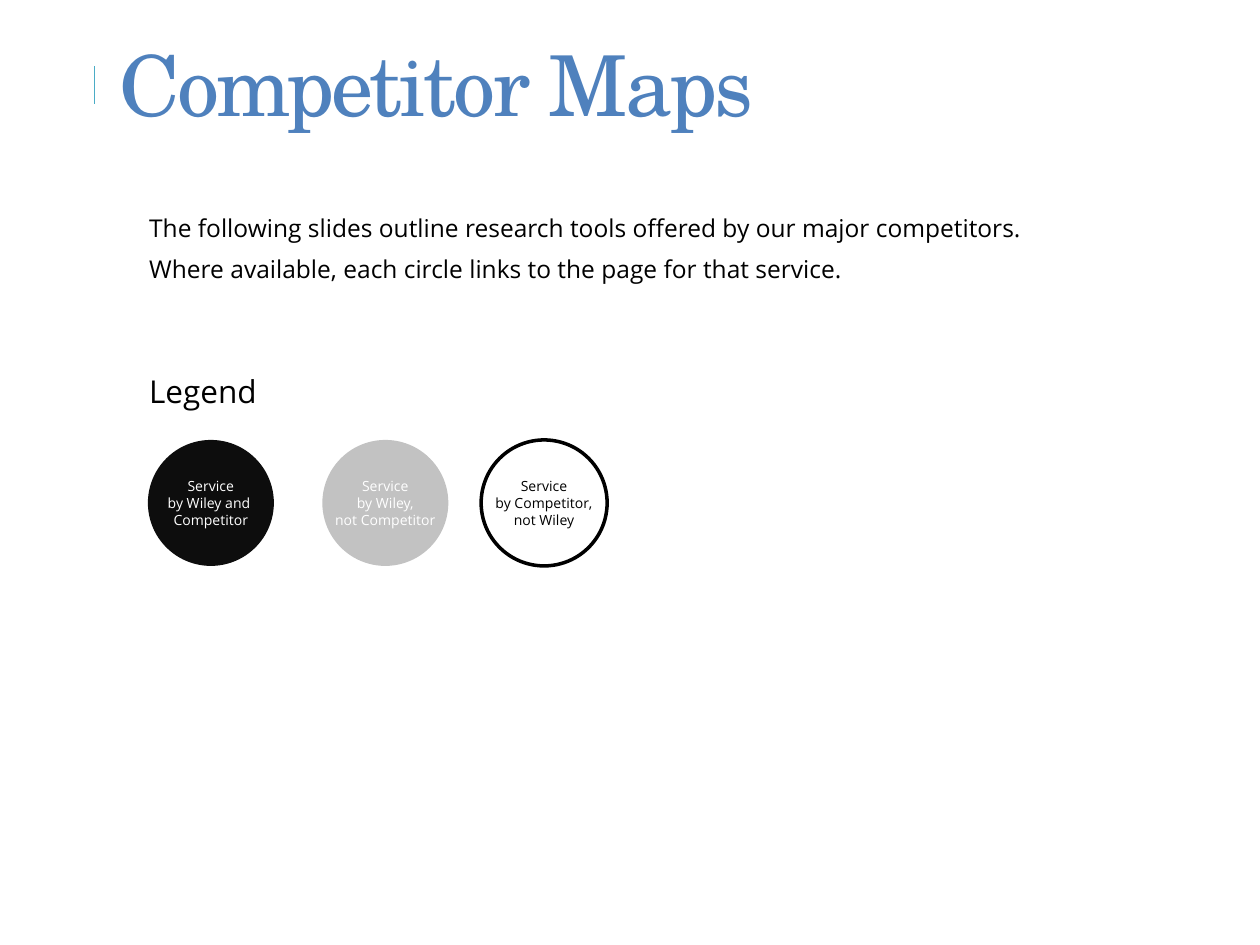
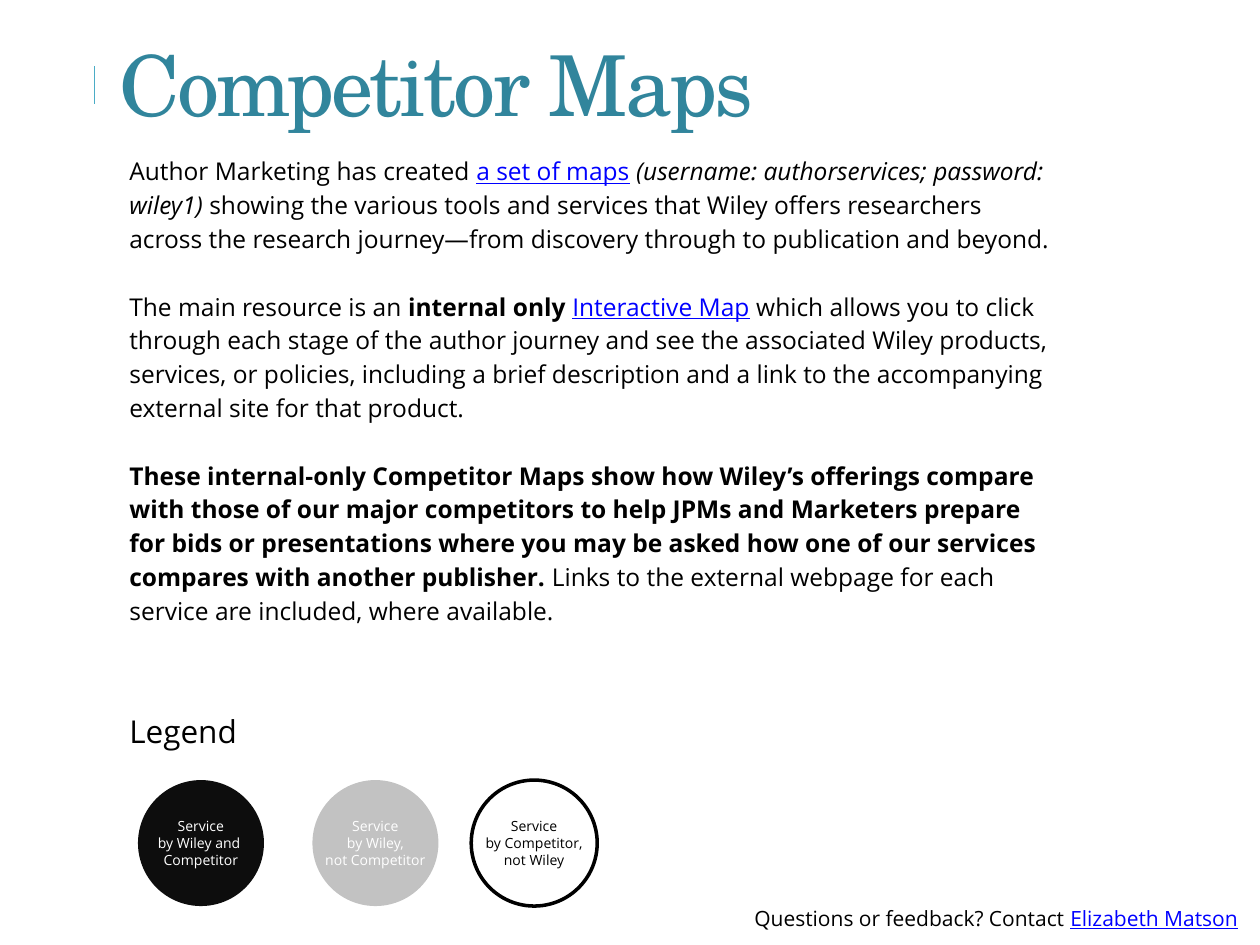
Before and after one commit to sallen-wiley/author-service-map, a slide deck: slide 1 of assets/files/Wiley Researcher Tools Competitor Maps.pptx (slide 2 before the commit). Drawn at 1260x945 pixels with LibreOffice and Linux fonts; fonts in the diff are those of the drawing. Boxes give left, top, right and bottom in pixels: in the first picture for what was removed or moved away, otherwise in the second. Text is boxed around its words. In the diff, an @@ line names an element or a change of style, - is before the commit and + after.

Commit message:
interactive graphic changes and update files

```diff
--- a/assets/files/Wiley Researcher Tools Competitor Maps.pptx
+++ b/assets/files/Wiley Researcher Tools Competitor Maps.pptx
@@ subtitle "Competitor Maps" at [119,54,754,133]: text colour #4F81BD to #31859C @@
@@ text at [129,161,1049,623]: text changed @@
-The following slides outline research tools offered by our major competitors. Where available, each circle links to the page for that service.
+Author Marketing has created a set of maps (username: authorservices; password: wiley1) showing the various tools and services that Wiley offers researchers across the research journey—from discovery through to publication and beyond.
+The main resource is an internal only Interactive Map which allows you to click through each stage of the author journey and see the associated Wiley products, services, or policies, including a brief description and a link to the accompanying external site for that product.
+These internal-only Competitor Maps show how Wiley’s offerings compare with those of our major competitors to help JPMs and Marketers prepare for bids or presentations where you may be asked how one of our services compares with another publisher. Links to the external webpage for each service are included, where available.
@@ text "Legend": place and size @@
-text "Legend" at [149,379,256,411]
+text "Legend" at [129,719,236,751]
@@ 3 ellipses: place and size @@
-3 ellipses at [147,440,607,566]
+3 ellipses at [139,780,597,906]
@@ text added at [754,910,1237,930], 12 pt, text #000000 @@
+Questions or feedback? Contact Elizabeth Matson
```
Also in this commit, not shown: 7 other slides changed, 2 other files.
